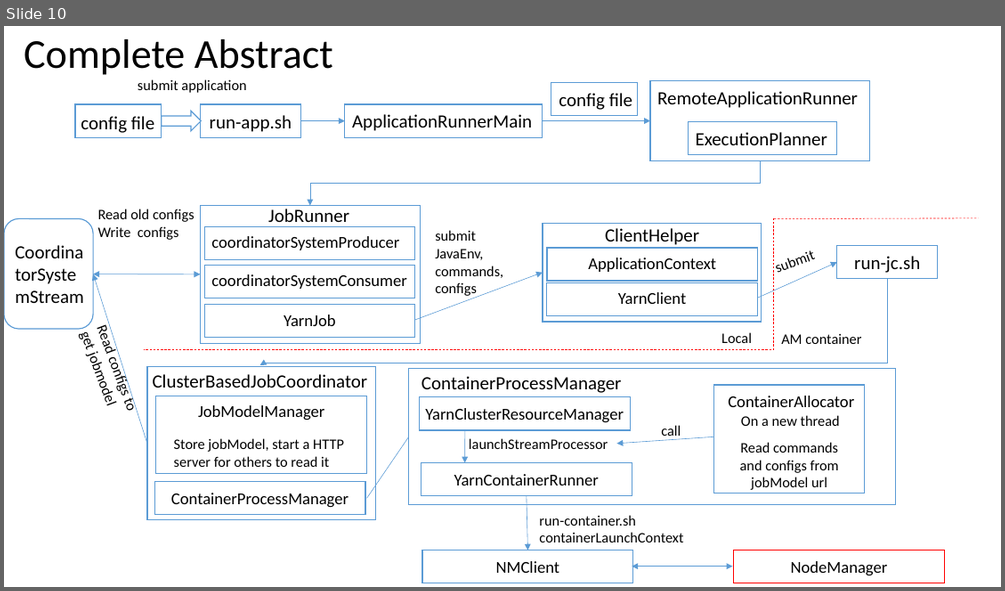
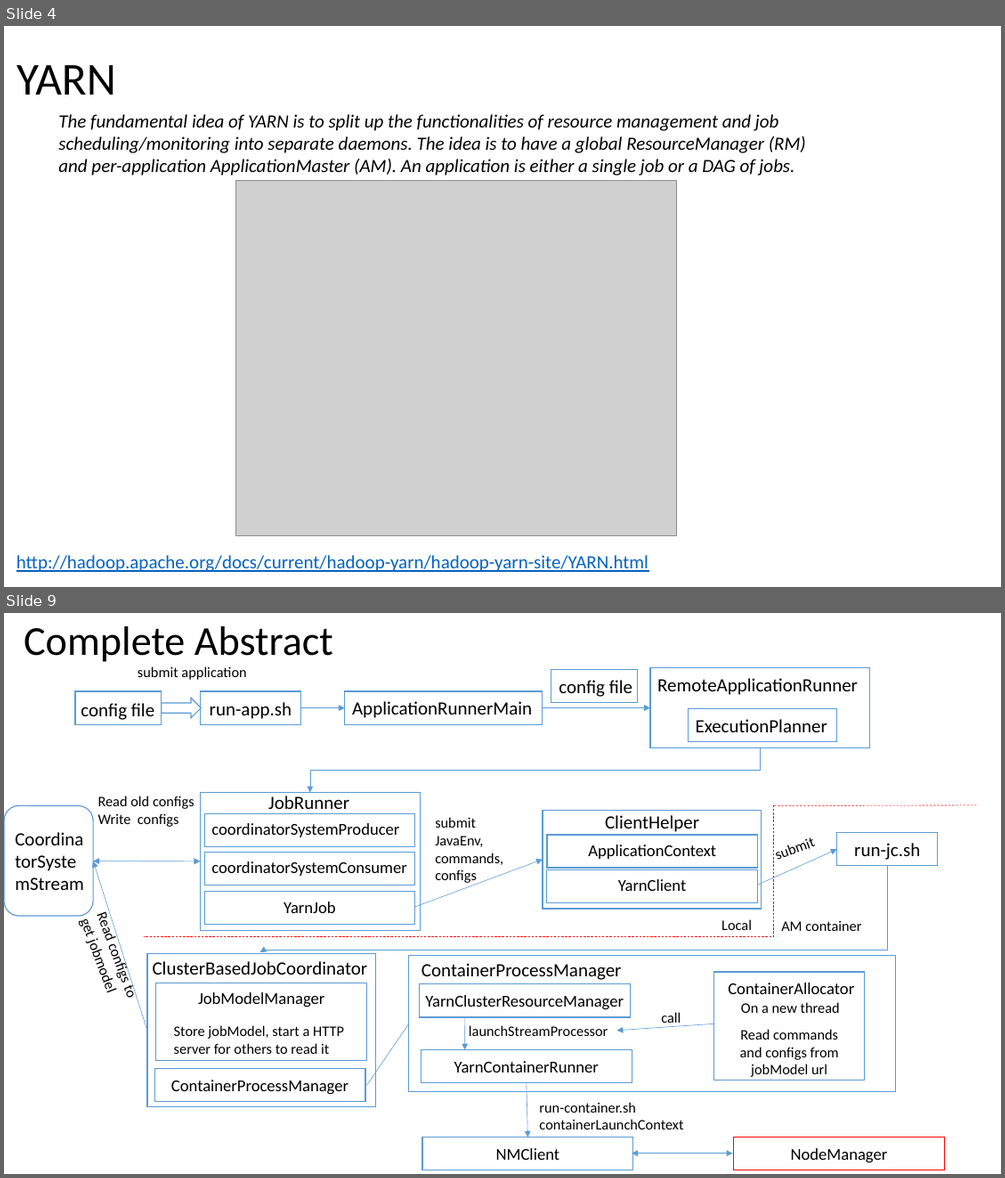
Before and after one commit to Swrrt/Samza-Documents, a slide deck: Documentation/SamzaStructure.pptx. Shown one above the other, each under a label of ours: slide 10 before the commit, slides 4 and 9 after it; the slides between them are not shown. The pictures are 1005x591 and 1005x1178 pixels, drawn with LibreOffice and Linux fonts; fonts in the diff are those of the drawing; grey boxes stand for pictures. Boxes give left, top, right and bottom in pixels: in the first picture for what was removed or moved away, otherwise in the second. Text is boxed around its words. In the diff, an @@ line names an element or a change of style, - is before the commit and + after.

Commit message:
Re-organizing; YARN's introduction completed

```diff
--- a/Documentation/SamzaStructure.pptx
+++ b/Documentation/SamzaStructure.pptx
@@ slide 4 added at box(4, 26, 1001, 587), background #FFFFFF @@
@@ title added at box(16, 65, 116, 95), 44 pt, text #000000 @@
+YARN
@@ text added at box(58, 114, 806, 176), 18 pt, text #000000, italic @@
+The fundamental idea of YARN is to split up the functionalities of resource management and job scheduling/monitoring into separate daemons. The idea is to have a global ResourceManager (RM) and per-application ApplicationMaster (AM). An application is either a single job or a DAG of jobs.
@@ picture added at box(235, 181, 677, 535) @@
@@ text added at box(16, 555, 648, 572), 18 pt, text #0563C1, underline @@
+http://hadoop.apache.org/docs/current/hadoop-yarn/hadoop-yarn-site/YARN.html
@@ what was slide 10 is now slide 9 @@
```
Also in this commit, not shown: 9 slides changed, 5 other slides added.
